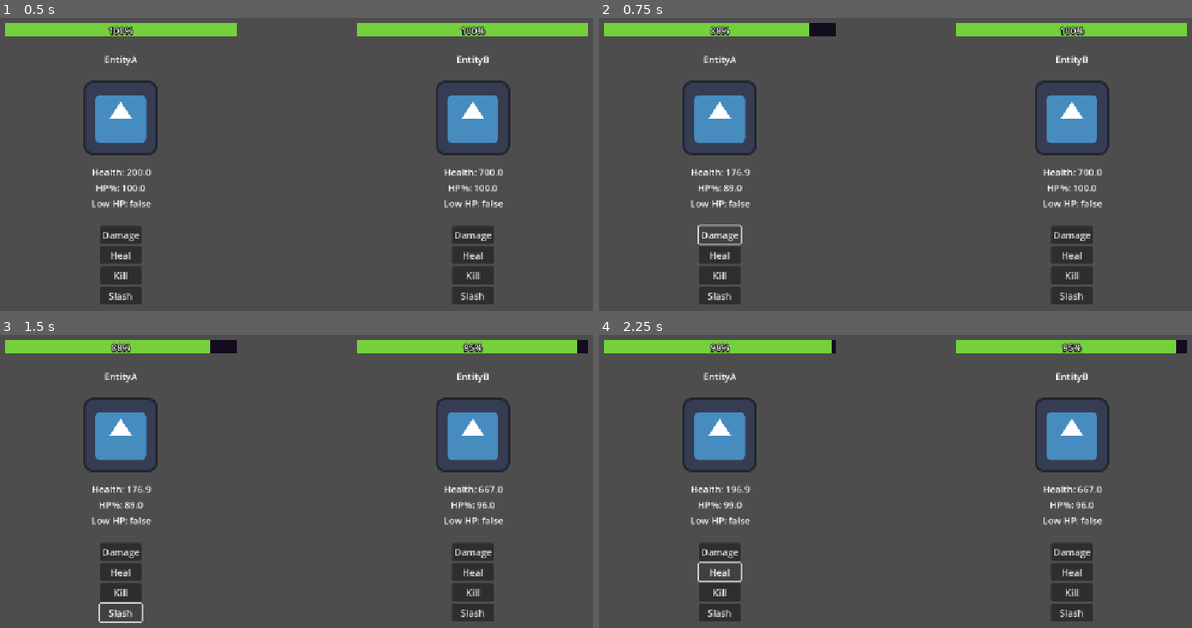
Above: before the commit, frames 1-4 (two rows, left to right).
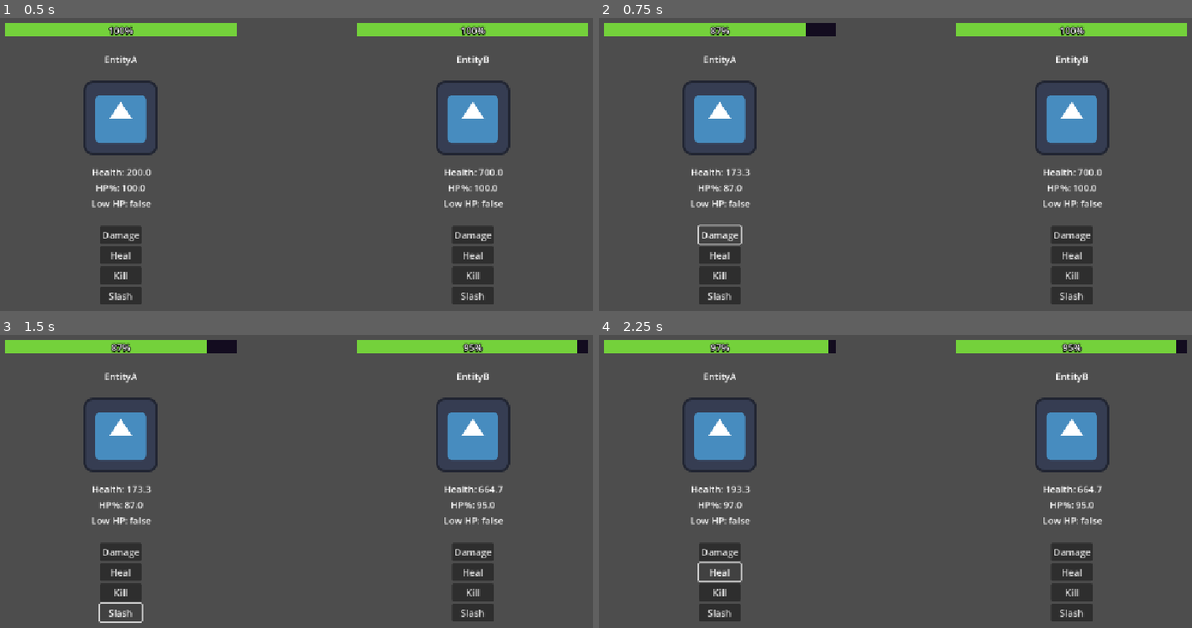
Above: after the commit, the same moments.

Repository: vexushi/vexushi-stats-system
Game: Godot game, scene res://debug/debug.tscn
The game is run twice, just before and just after one commit, with the same random seed, the same clock (stepped at 60 frames per second) and the same inputs. The engine's default icon, where the game draws it, is replaced by a stand-in: a white triangle on a blue panel in a dark square.
Inputs:
- Up to frame 1 (0.5 s): no input
- Up to frame 2 (0.75 s): click "Damage" at 0.5 s
- Up to frame 3 (1.5 s): click "Slash" at 1.25 s
- Up to frame 4 (2.25 s): click "Heal" at 2 s

Frame 1 is identical in both runs. In frame 2, less than 0.1% of the frame differs, in the area x 19-36%, y 1-60%; in frame 3, 0.1%, in the area x 19-85%, y 1-60%; in frame 4, 0.1%.

Commit message:
refactor: statscomponent

Diff:
--- a/attack/attack_component.gd
+++ b/attack/attack_component.gd
@@ -3,18 +3,24 @@
 class_name AttackComponent
 extends Node
 
-@export var stats: Stats = null
 @export var moveset: Array[Moves] = []
 
 signal attacked(move: Moves)
 
 func _ready():
-	if  not stats:
+	if  not get_stats():
 		push_error("Stats invalid!\n At: %s" % [self.get_path()])
 		queue_free()
 		return
 
+## Returns stats resource from StatsComponent
+func get_stats() -> Dictionary:
+	if get_parent().has_node("StatsComponent"):
+		return get_parent().get_node("StatsComponent").final_stats
+	else:
+		return {}
+
 func send_attack(target: HealthComponent, move: Moves) -> void:
-	var damage = move.raw_damage + stats.attack * move.multiplier
+	var damage = move.raw_damage + get_stats()["attack"] * move.multiplier
 	target.decrease_health(damage, move.type)
 	attacked.emit(move)
--- a/debug/debug.tscn
+++ b/debug/debug.tscn
@@ -1,31 +1,30 @@
-[gd_scene load_steps=10 format=3 uid="uid://83l7btog1bkc"]
+[gd_scene load_steps=11 format=3 uid="uid://83l7btog1bkc"]
 
 [ext_resource type="PackedScene" uid="uid://dq1em2fw3y4ay" path="res://entities/entity.tscn" id="1_ifkhq"]
 [ext_resource type="Script" uid="uid://baom7f4psosaj" path="res://health/health_component.gd" id="2_ifkhq"]
+[ext_resource type="Script" uid="uid://by8impnodn0ti" path="res://stats/stats_component.gd" id="2_nlbt3"]
 [ext_resource type="Script" uid="uid://c45khdcxnvgrp" path="res://stats/stats.gd" id="3_25h3d"]
 [ext_resource type="PackedScene" uid="uid://cjjwl843smqa6" path="res://health/health_bar.tscn" id="4_sm0j5"]
 [ext_resource type="Script" uid="uid://xdo77ptt2r7t" path="res://attack/attack_component.gd" id="4_stv80"]
 [ext_resource type="Script" uid="uid://bcdk72ub6535p" path="res://attack/moves/moves.gd" id="5_jfkso"]
 
-[sub_resource type="Resource" id="Resource_25h3d"]
+[sub_resource type="Resource" id="Resource_f7210"]
 script = ExtResource("3_25h3d")
-defense = 23.0
-attack = 24.0
+defense = 11.0
+attack = 16.0
 metadata/_custom_type_script = "uid://c45khdcxnvgrp"
 
 [sub_resource type="Resource" id="Resource_nlbt3"]
 script = ExtResource("5_jfkso")
 name = "Slash"
 raw_damage = 30.0
-multiplier = 0.15
+multiplier = 0.5
 metadata/_custom_type_script = "uid://bcdk72ub6535p"
 
-[sub_resource type="Resource" id="Resource_jfkso"]
+[sub_resource type="Resource" id="Resource_ydp0h"]
 script = ExtResource("3_25h3d")
 max_health = 700.0
-defense = 2.0
-asbestine = 3.0
-immunity = 3.0
+defense = 9.0
 metadata/_custom_type_script = "uid://c45khdcxnvgrp"
 
 [node name="Debug" type="Node2D"]
@@ -40,14 +39,17 @@
 attack_component = NodePath("AttackComponent")
 attack_target = NodePath("../EntityB/HealthComponent")
 
+[node name="StatsComponent" type="Node" parent="EntityA"]
+script = ExtResource("2_nlbt3")
+base_stats = SubResource("Resource_f7210")
+metadata/_custom_type_script = "uid://by8impnodn0ti"
+
 [node name="HealthComponent" type="Node" parent="EntityA"]
 script = ExtResource("2_ifkhq")
-stats = SubResource("Resource_25h3d")
 metadata/_custom_type_script = "uid://baom7f4psosaj"
 
 [node name="AttackComponent" type="Node" parent="EntityA"]
 script = ExtResource("4_stv80")
-stats = SubResource("Resource_25h3d")
 moveset = Array[ExtResource("5_jfkso")]([SubResource("Resource_nlbt3")])
 metadata/_custom_type_script = "uid://xdo77ptt2r7t"
 
@@ -63,14 +65,17 @@
 health_component = NodePath("HealthComponent")
 attack_component = NodePath("AttackComponent")
 
+[node name="StatsComponent" type="Node" parent="EntityB"]
+script = ExtResource("2_nlbt3")
+base_stats = SubResource("Resource_ydp0h")
+metadata/_custom_type_script = "uid://by8impnodn0ti"
+
 [node name="HealthComponent" type="Node" parent="EntityB"]
 script = ExtResource("2_ifkhq")
-stats = SubResource("Resource_jfkso")
 metadata/_custom_type_script = "uid://baom7f4psosaj"
 
 [node name="AttackComponent" type="Node" parent="EntityB"]
 script = ExtResource("4_stv80")
-stats = SubResource("Resource_jfkso")
 metadata/_custom_type_script = "uid://xdo77ptt2r7t"
 
 [node name="HealthBar" parent="EntityB" node_paths=PackedStringArray("health_component") instance=ExtResource("4_sm0j5")]
--- a/health/health_bar.gd
+++ b/health/health_bar.gd
@@ -4,7 +4,7 @@
 
 # Called when the node enters the scene tree for the first time.
 func _ready() -> void:
-	self.max_value = health_component.stats.max_health
+	self.max_value = health_component.get_stats()["max_health"]
 
 # Called every frame. 'delta' is the elapsed time since the previous frame.
 @warning_ignore("unused_parameter")
--- a/health/health_component.gd
+++ b/health/health_component.gd
@@ -3,7 +3,6 @@
 class_name HealthComponent
 extends Node
 
-@export var stats:Stats = null
 @export var low_health_treshhold: float = 0.30 ## Threshhold that determines if the health amount is considered low.
 
 var health: float = 0.0
@@ -25,17 +24,26 @@
 # Called when the node enters the scene tree for the first time.
 func _ready() -> void:
 	# Checks if stats are valid.
-	if  not stats:
+	if  not get_stats():
 		push_error("Stats invalid!\n At: %s" % [self.get_path()])
 		queue_free()
 		return
 
-	set_health(stats.max_health)
+	print(get_stats())
+
+	set_health(get_stats().max_health)
 
 # Called every frame. 'delta' is the elapsed time since the previous frame.
 @warning_ignore("unused_parameter")
 func _process(delta: float) -> void:
 	pass
+
+## Returns stats resource from StatsComponent
+func get_stats() -> Dictionary:
+	if get_parent().has_node("StatsComponent"):
+		return get_parent().get_node("StatsComponent").final_stats
+	else:
+		return {}
 
 ## Sets health into x amount.
 func set_health(amount: float) -> void:
@@ -43,11 +51,11 @@
 
 ## Resets health to max health
 func reset_health() -> void:
-	_update_health(stats.max_health)
+	_update_health(get_stats()["max_health"])
 
 ## Returns the health from 0.0 - 1.0
 func get_health_percent() -> float:
-	return health / stats.max_health
+	return health / get_stats()["max_health"]
 
 ## Increase health by x amount.
 func increase_health(amount: float) -> void:
@@ -71,11 +79,11 @@
 	var modifier: float = 0.0
 	match type:
 		Stats.Types.NORMAL:
-			modifier = DEFENSE_CONSTANT * stats.defense
+			modifier = DEFENSE_CONSTANT * get_stats()["defense"]
 		Stats.Types.FIRE:
-			modifier = ASBESTINE_CONSTANT * stats.asbestine
+			modifier = ASBESTINE_CONSTANT * get_stats()["asbestine"]
 		Stats.Types.POISON:
-			modifier = IMMUNITY_CONSTANT * stats.immunity
+			modifier = IMMUNITY_CONSTANT * get_stats()["immunity"]
 	#var modifier = DEFENSE_CONSTANT * stats.defense
 	#defense_penetration = clampf(defense_penetration, 0.0, 1.0)
 	damage = max(damage - modifier, 0.0) # Apply damage reduction by defense
@@ -89,7 +97,7 @@
 	var prev_health = health
 
 	# Changes health within limit (0 - max health).
-	health = clampf(new_value, 0.0, stats.max_health)
+	health = clampf(new_value, 0.0, get_stats()["max_health"])
 
 	if health != prev_health: # Emit signal only if health changes
 		health_changed.emit(prev_health, health)
@@ -107,11 +115,11 @@
 
 ## Checks if health is considered low.
 func is_low() -> bool:
-	return health <= low_health_treshhold * stats.max_health
+	return health <= low_health_treshhold * get_stats()["max_health"]
 
 ## Checks if health is full.
 func is_full() -> bool:
-	return health >= stats.max_health
+	return health >= get_stats()["max_health"]
 
 ## Checks if node is dead.
 func is_dead() -> bool:
--- /dev/null
+++ b/stats/stats_component.gd
@@ -0,0 +1,49 @@
+class_name StatsComponent
+extends Node
+
+@export var base_stats: Stats = null
+
+# Modifier types
+enum ModifierType {
+	ADD,
+	MULTIPLY
+}
+
+var final_stats: Dictionary ## Final output of stats
+
+var active_modifiers: Array[Dictionary] = []
+
+func _ready() -> void:
+	if  not base_stats:
+		push_error("Stats invalid!\n At: %s" % [self.get_path()])
+		queue_free()
+		return
+	final_stats = load_stats_from_resource(base_stats)
+
+## Returns dictionary containing each stats from resource
+func load_stats_from_resource(res: Stats) -> Dictionary:
+	var data := {}
+	for p in res.get_property_list():
+		 # Makes sure it only load exported variables and declared in script
+		if (p.usage & PROPERTY_USAGE_SCRIPT_VARIABLE) \
+		and (p.usage & PROPERTY_USAGE_STORAGE):
+			data[p.name] = res.get(p.name)
+	return data
+
+func recalculate_stats(stat:String, type:ModifierType, value:float) -> void:
+	if !base_stats: return # Makes sure base stats is valid
+
+	if !final_stats.has(stat): return # Makes sure parameter is valid
+
+	var modifier: Dictionary = {
+		"stat" : stat,
+		"type" : type,
+		"value" : value
+	}
+	active_modifiers.append(modifier)
+
+	match type:
+		ModifierType.ADD:
+			final_stats[stat] = max(final_stats[stat] + value, 0.0)
+		ModifierType.MULTIPLY:
+			final_stats[stat] = max(final_stats[stat] * value, 0.0)
--- /dev/null
+++ b/stats/stats_component.tscn
@@ -0,0 +1,12 @@
+[gd_scene load_steps=4 format=3 uid="uid://7nd1or5xbjf8"]
+
+[ext_resource type="Script" uid="uid://by8impnodn0ti" path="res://stats/stats_component.gd" id="1_hbfqk"]
+[ext_resource type="Script" uid="uid://c45khdcxnvgrp" path="res://stats/stats.gd" id="2_t7r1k"]
+
+[sub_resource type="Resource" id="Resource_m8ovg"]
+script = ExtResource("2_t7r1k")
+metadata/_custom_type_script = "uid://c45khdcxnvgrp"
+
+[node name="StatsComponent" type="Node"]
+script = ExtResource("1_hbfqk")
+base_stats = SubResource("Resource_m8ovg")
Not shown, added: stats/stats_component.gd.uid
